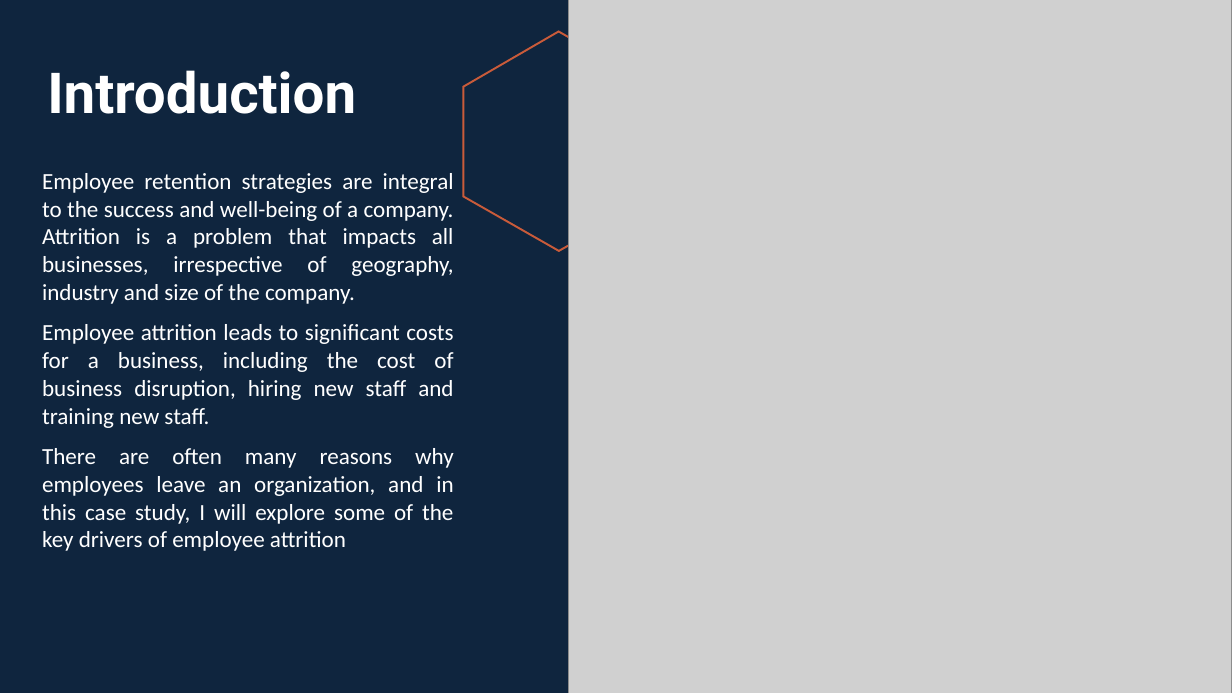
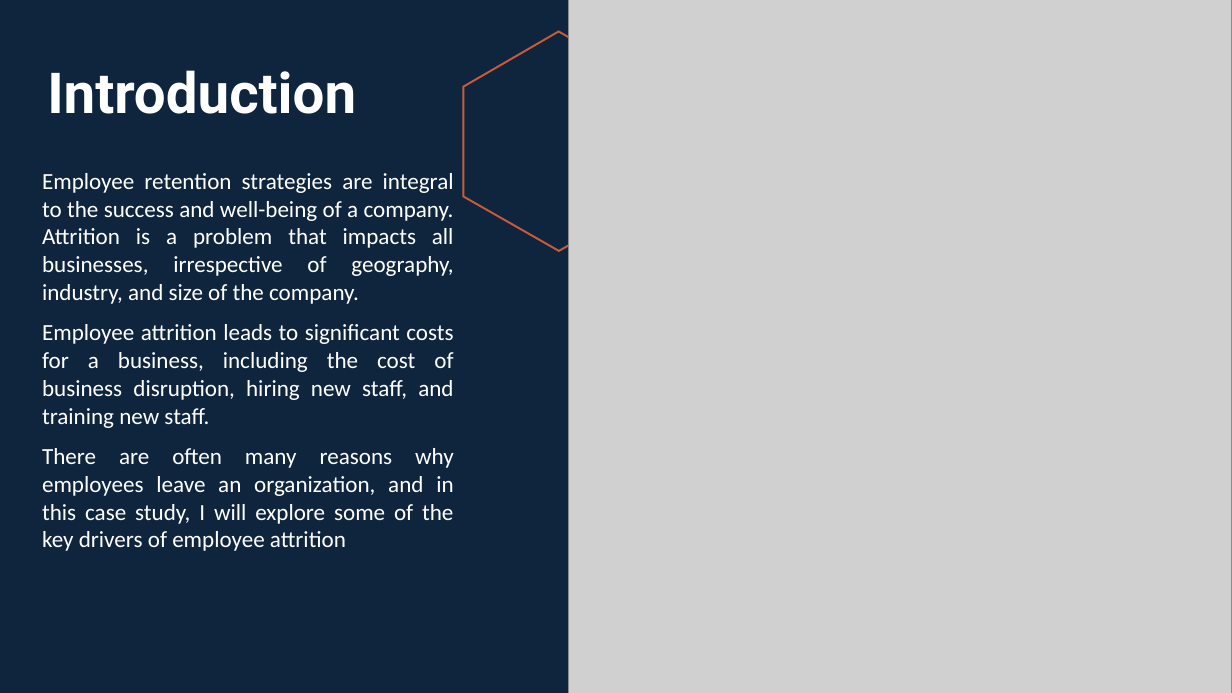
Before and after one commit to adisivam/dsc680, a slide deck: slide 3 of Project 1/Milestone 3/HR Analytics and Prediction of Employee Attrition Presentation.pptx. Drawn at 1232x693 pixels with LibreOffice and Linux fonts; fonts in the diff are those of the drawing; grey boxes stand for pictures. Boxes give left, top, right and bottom in pixels: in the first picture for what was removed or moved away, otherwise in the second. Text is boxed around its words. In the diff, an @@ line names an element or a change of style, - is before the commit and + after.

```diff
--- a/Project 1/Milestone 3/HR Analytics and Prediction of Employee Attrition Presentation.pptx
+++ b/Project 1/Milestone 3/HR Analytics and Prediction of Employee Attrition Presentation.pptx
@@ text at (42, 173, 454, 428): text changed @@
-Employee retention strategies are integral to the success and well-being of a company. Attrition is a problem that impacts all businesses, irrespective of geography, industry and size of the company.
-Employee attrition leads to significant costs for a business, including the cost of business disruption, hiring new staff and training new staff.
+Employee retention strategies are integral to the success and well-being of a company. Attrition is a problem that impacts all businesses, irrespective of geography, industry, and size of the company.
+Employee attrition leads to significant costs for a business, including the cost of business disruption, hiring new staff, and training new staff.
```
Also in this commit, not shown: 3 other files.
